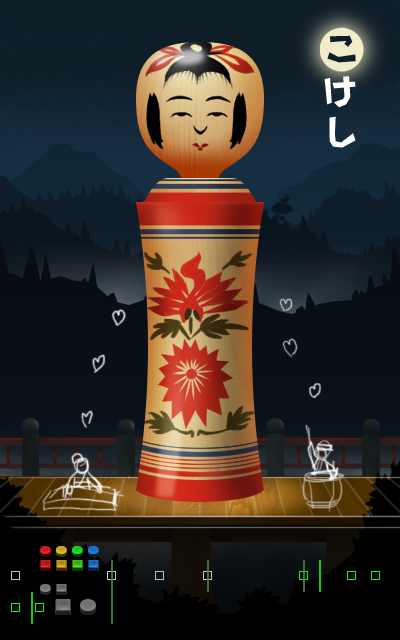
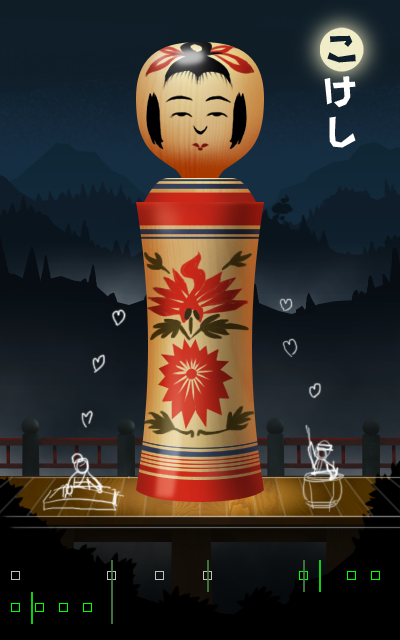
Layers edited between the first and the second 400px x 640px image:
removed layer "Layer 33 copy 3" over [40, 546, 99, 595]
added group "Group 1" with 5 layers above "Layer 18" over [40, 546, 99, 615]
hid "Layer 32 copy 2", moved it into group "Group 1", painted on it over [40, 546, 99, 595]
hid "Layer 33", moved it into group "Group 1" over [80, 599, 96, 611]
hid "Layer 33 copy", moved it into group "Group 1" over [80, 600, 96, 615]
hid "Layer 32", moved it into group "Group 1" over [55, 599, 71, 615]
moved "measures" into group "Group 1" over [40, 560, 99, 615]
added layer "Layer 34" (25%) above "Layer 14" over [0, 305, 400, 476]
